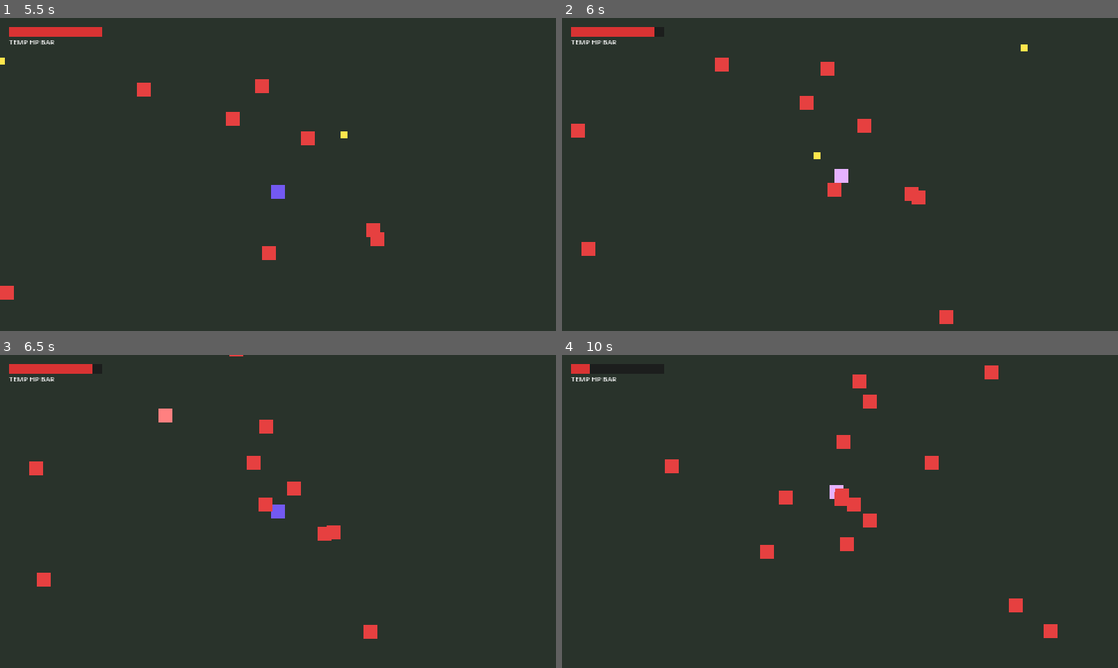
Above: before the commit, frames 1-4 (two rows, left to right).
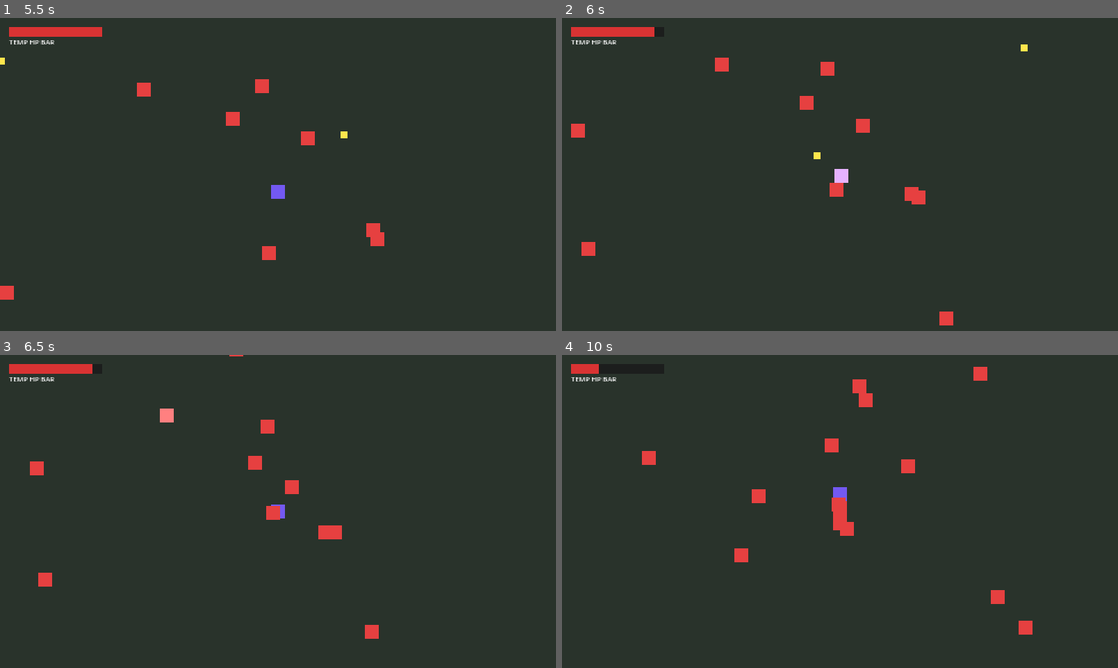
Above: after the commit, the same moments.

Repository: JTexpo/GODOT-SpellCraft-Survivors
Game: Godot game, scene res://scenes/main/main.tscn
Same seed, same stepped clock (60 frames per second), same inputs: the game is played once before the commit and once after it.
Inputs (mouse positions are in pixels of both pictures, inside the frame that each line leads up to):
- Up to frame 1 (5.5 s): tap Enter at 0.5 s; move the mouse to (400, 158) at 0.52 s; press the mouse at (400, 158) at 0.53 s; hold D (move_right) 0.53-1.25 s; release the mouse at (400, 158) at 1.25 s; drag from (166, 190) to (300, 174) at 1.27 s; move the mouse to (333, 105) at 2.02 s; hold D (move_right) 2.03-2.75 s; tap 1 (spell_slot_1) at 2.1 s; drag from (250, 237) to (77, 58) at 2.77 s; move the mouse to (444, 221) at 3.52 s; hold A (move_left) 3.53-4.25 s; tap 3 (spell_slot_3) at 3.6 s; drag from (111, 127) to (205, 80) at 4.27 s; move the mouse to (305, 174) at 5.02 s; hold S (move_down) from 5.03 s (still down); tap 5 (spell_slot_5) at 5.1 s; click (305, 174) at 5.17 s
- Up to frame 2 (6 s): release S (move_down) at 5.75 s; drag from (756, 96) to (923, 205) at 5.77 s
- Up to frame 3 (6.5 s): no input
- Up to frame 4 (10 s): move the mouse to (962, 495) at 6.52 s; hold W (move_up) 6.53-7.25 s; tap Alt at 6.6 s; drag from (728, 527) to (867, 567) at 7.27 s; move the mouse to (895, 442) at 8.02 s; press the mouse at (895, 442) at 8.03 s; hold S (move_down) 8.03-8.75 s; release the mouse at (895, 442) at 8.75 s; drag from (812, 574) to (967, 417) at 8.77 s; move the mouse to (1006, 558) at 9.52 s; hold W (move_up) from 9.53 s (still down); tap 1 (spell_slot_1) at 9.6 s; click (1006, 558) at 9.67 s

Frame 1 is identical in both runs. In frame 2, less than 0.1% of the frame differs, in the area x 47-71%, y 32-99%; in frame 3, 0.4%; in frame 4, 2.7%, in the area x 5-90%, y 2-91%.

Commit message:
fix: enemies close in on the player instead of stopping at their offset point
Co-Authored-By: Claude Sonnet 5.5 <noreply@anthropic.com>

Diff:
--- a/scripts/entities/enemy.gd
+++ b/scripts/entities/enemy.gd
@@ -46,11 +46,17 @@
 		_apply_data()
 
 
+## Heads for the player plus a random offset that spreads the horde out while it is far away.
+## The offset fades out as the enemy closes in, so it always ends up touching the player.
 func direction_to_target() -> Vector2:
 	var target := get_tree().get_first_node_in_group(&"player") as Node2D
 	if target == null:
 		return Vector2.ZERO
-	var to_target := (target.global_position + target_offset) - global_position
+	var spread := 1.0
+	if data != null and data.offset_radius > 0.0:
+		var distance := global_position.distance_to(target.global_position)
+		spread = clampf((distance - data.offset_radius) / data.offset_radius, 0.0, 1.0)
+	var to_target := (target.global_position + target_offset * spread) - global_position
 	if to_target.length() < 1.0:
 		return Vector2.ZERO
 	return to_target.normalized()
--- a/tests/test_enemy.gd
+++ b/tests/test_enemy.gd
@@ -109,3 +109,17 @@
 	hurtbox._process(player.get_node("HurtboxComponent").invulnerability_time + 0.1)
 	assert_false(hitbox.try_hit(hurtbox, 600))
 	assert_true(hitbox.try_hit(hurtbox, 1100))
+
+
+func test_enemy_closes_in_until_it_touches_the_player() -> void:
+	var player := Node2D.new()
+	add_child_autofree(player)
+	player.add_to_group(&"player")
+	player.global_position = Vector2(200, 200)
+	var enemy := _make_enemy()
+	enemy.setup(_data(), Rect2(0, 0, 960, 540), _rng(3))
+	enemy.target_offset = Vector2(_data().offset_radius, 0.0)
+	enemy.global_position = Vector2(150, 200)
+	for i in 400:
+		enemy._physics_process(0.05)
+	assert_lt(enemy.global_position.distance_to(player.global_position), 6.0, "enemy stopped short of the player")
